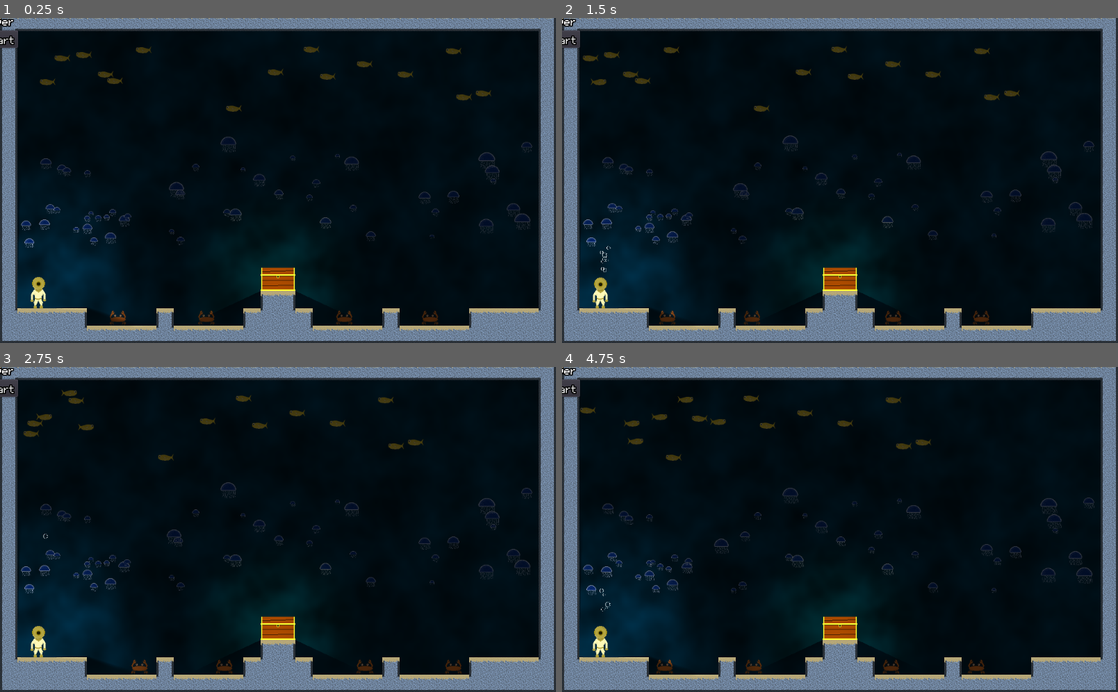
Above: before the commit, frames 1-4 (two rows, left to right).
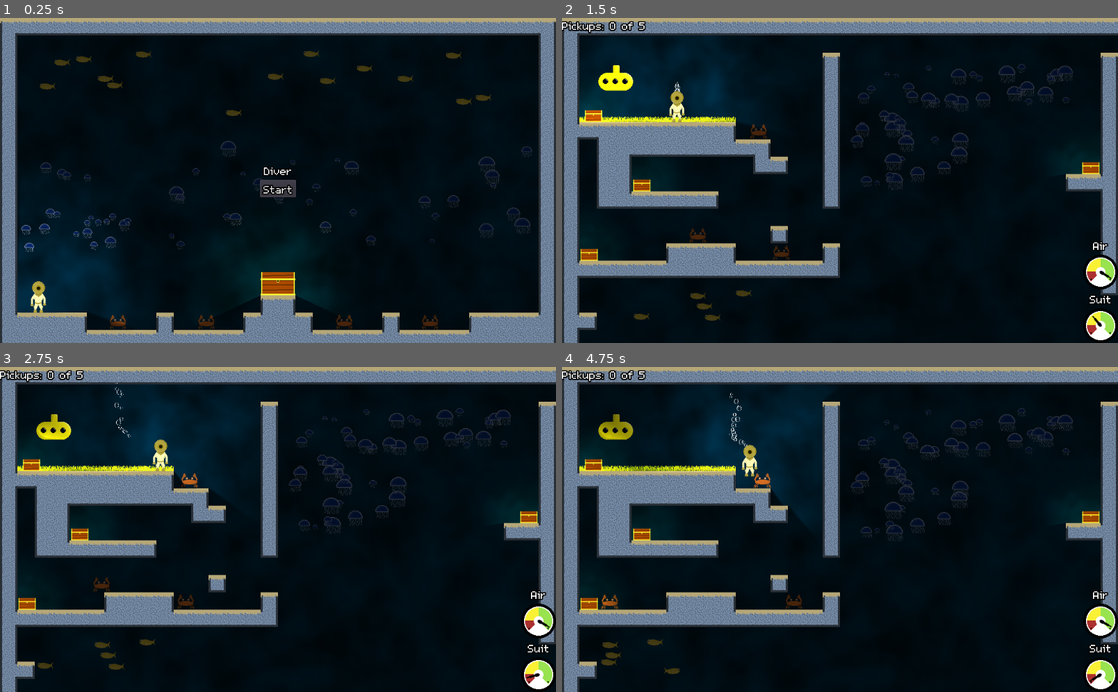
Above: after the commit, the same moments.

Repository: bengosney/diver
Game: Godot game, scene res://Main.tscn
The game is run twice, just before and just after one commit, with the same random seed, the same clock (stepped at 60 frames per second) and the same inputs.
Inputs (mouse positions are in pixels of both pictures, inside the frame that each line leads up to):
- Up to frame 1 (0.25 s): no input
- Up to frame 2 (1.5 s): click (840, 187) at 0.5 s, where only the run after the commit has a clickable "Start"; hold Right (walk_right) from 1.28 s (still down); hold Down (buoyancy_dec) from 1.28 s (still down)
- Up to frame 3 (2.75 s): keep holding Right (walk_right); release Down (buoyancy_dec) at 2.03 s; tap Up (buoyancy_inc) at 2.1 s
- Up to frame 4 (4.75 s): release Right (walk_right) at 2.78 s; hold Left (walk_left) 2.78-3.53 s; hold Down (buoyancy_dec) 2.78-3.53 s; hold Right (walk_right) from 3.53 s (still down); tap Up (buoyancy_inc) at 3.6 s; hold Down (buoyancy_dec) from 4.28 s (still down)

The runs differ from the first frame. In frame 1, 14% of the frame differs, in the area x 0-100%, y 0-100%; in frame 2, 36%; in frame 3, 36%; in frame 4, 36%.

Commit message:
Better title screen

Diff:
--- a/TitleScreen/TitleScreen.gd
+++ b/TitleScreen/TitleScreen.gd
@@ -1,4 +1,4 @@
-extends Control
+extends CanvasLayer
 
 signal start_game
 
--- a/TitleScreen/TitleScreen.tscn
+++ b/TitleScreen/TitleScreen.tscn
@@ -14,62 +14,59 @@
 [sub_resource type="RectangleShape2D" id=1]
 extents = Vector2( 493.5, 13 )
 
-[node name="TitleScreen" type="Control"]
-anchor_right = 1.0
-anchor_bottom = 1.0
+[node name="TitleScreen" type="CanvasLayer"]
 script = ExtResource( 10 )
-__meta__ = {
-"_edit_use_anchors_": false
-}
 
-[node name="TileMap" type="TileMap" parent="."]
+[node name="Node2D" type="Node2D" parent="."]
+
+[node name="TileMap" type="TileMap" parent="Node2D"]
 tile_set = ExtResource( 4 )
 cell_size = Vector2( 32, 32 )
 format = 1
 tile_data = PoolIntArray( 0, 1, 196612, 1, 1, 262145, 2, 1, 262145, 3, 1, 262145, 4, 1, 262145, 5, 1, 262145, 6, 1, 262 …(1804 unchanged characters)…
 
-[node name="Player" parent="TileMap" instance=ExtResource( 2 )]
+[node name="Player" parent="Node2D/TileMap" instance=ExtResource( 2 )]
 position = Vector2( 71, 508 )
 has_physics = false
 
-[node name="Swarm" parent="TileMap" instance=ExtResource( 5 )]
+[node name="Swarm" parent="Node2D/TileMap" instance=ExtResource( 5 )]
 position = Vector2( 430, 405 )
 polygon = PoolVector2Array( -389, -166, 553, -161, 556, 21, -387, 19 )
 swarm_size = 50
 swarm_scene = ExtResource( 3 )
 
-[node name="Swarm2" parent="TileMap" instance=ExtResource( 5 )]
+[node name="Swarm2" parent="Node2D/TileMap" instance=ExtResource( 5 )]
 position = Vector2( 81, 73 )
 polygon = PoolVector2Array( -32, -29, 896, -23, 897, 99, -29, 105 )
 swarm_size = 15
 swarm_scene = ExtResource( 7 )
 
-[node name="Crab" parent="TileMap" instance=ExtResource( 6 )]
+[node name="Crab" parent="Node2D/TileMap" instance=ExtResource( 6 )]
 position = Vector2( 225, 559 )
 
-[node name="Crab2" parent="TileMap" instance=ExtResource( 6 )]
+[node name="Crab2" parent="Node2D/TileMap" instance=ExtResource( 6 )]
 position = Vector2( 386, 554 )
 
-[node name="Crab3" parent="TileMap" instance=ExtResource( 6 )]
+[node name="Crab3" parent="Node2D/TileMap" instance=ExtResource( 6 )]
 position = Vector2( 643, 556 )
 
-[node name="Crab4" parent="TileMap" instance=ExtResource( 6 )]
+[node name="Crab4" parent="Node2D/TileMap" instance=ExtResource( 6 )]
 position = Vector2( 801, 556 )
 
-[node name="ParallaxBackground" parent="TileMap" instance=ExtResource( 8 )]
+[node name="ParallaxBackground" parent="Node2D/TileMap" instance=ExtResource( 8 )]
 
-[node name="Chest" parent="TileMap" instance=ExtResource( 9 )]
+[node name="Chest" parent="Node2D/TileMap" instance=ExtResource( 9 )]
 position = Vector2( 512, 509 )
 
-[node name="StaticBody2D" type="StaticBody2D" parent="TileMap"]
+[node name="StaticBody2D" type="StaticBody2D" parent="Node2D/TileMap"]
 
-[node name="CollisionShape2D" type="CollisionShape2D" parent="TileMap/StaticBody2D"]
+[node name="CollisionShape2D" type="CollisionShape2D" parent="Node2D/TileMap/StaticBody2D"]
 position = Vector2( 512, 210 )
 shape = SubResource( 1 )
 
-[node name="StaticBody2D2" type="StaticBody2D" parent="TileMap"]
+[node name="StaticBody2D2" type="StaticBody2D" parent="Node2D/TileMap"]
 
-[node name="CollisionShape2D" type="CollisionShape2D" parent="TileMap/StaticBody2D2"]
+[node name="CollisionShape2D" type="CollisionShape2D" parent="Node2D/TileMap/StaticBody2D2"]
 position = Vector2( 513, 452 )
 shape = SubResource( 1 )
 
